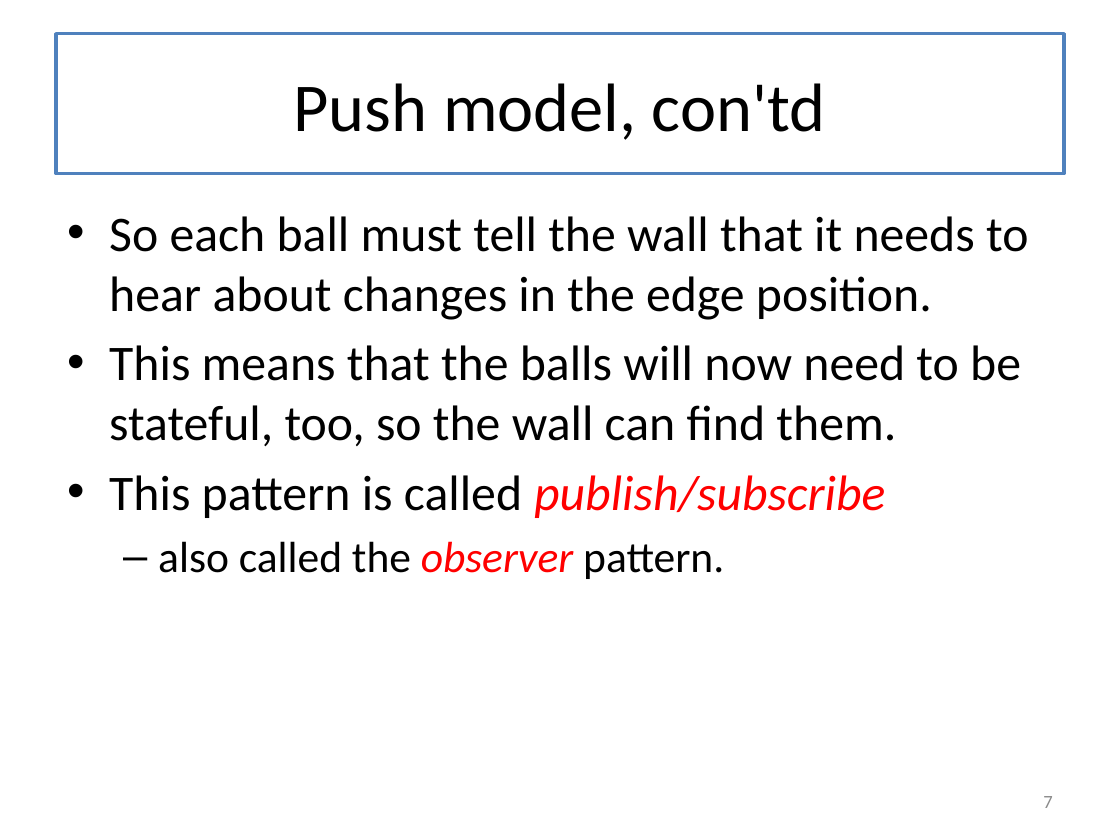
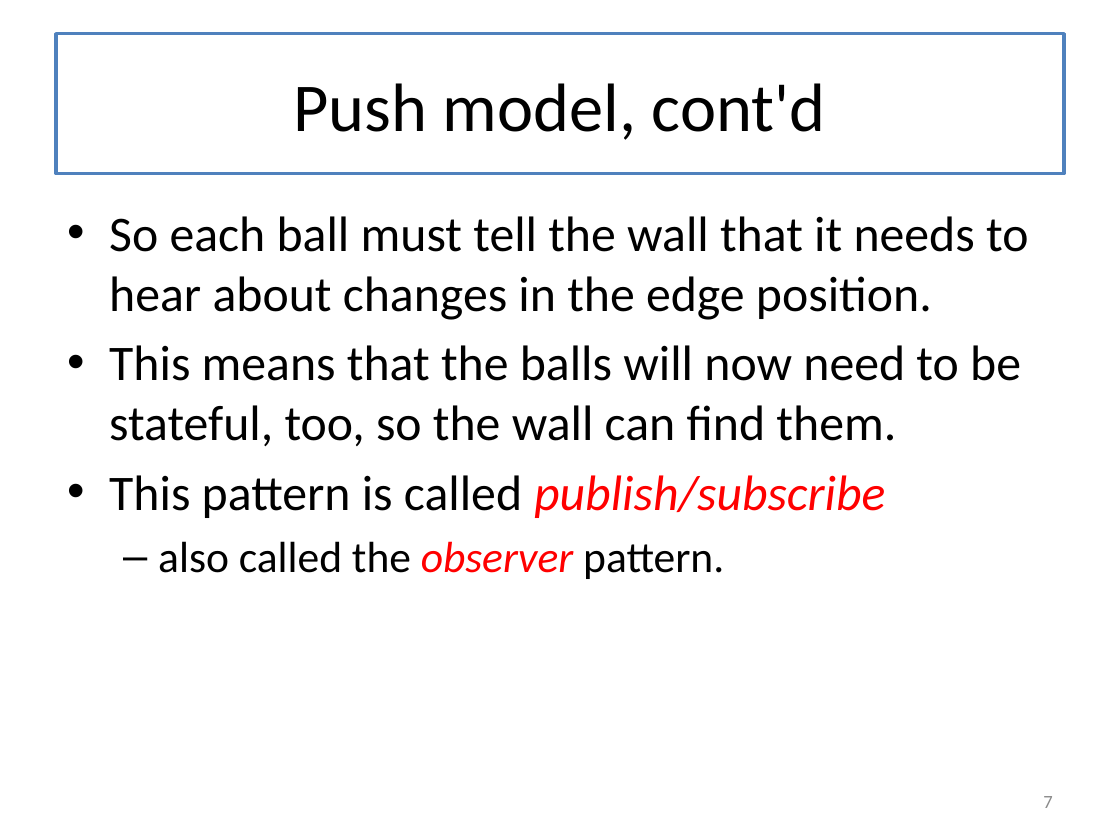
Before and after one commit to mwand/cs5010f16, a slide deck: slide 7 of Slides/Lesson 10.6 Publish-Subscribe.pptx. Drawn at 1120x840 pixels with LibreOffice and Linux fonts; fonts in the diff are those of the drawing. Boxes give left, top, right and bottom in pixels: in the first picture for what was removed or moved away, otherwise in the second. Text is boxed around its words. In the diff, an @@ line names an element or a change of style, - is before the commit and + after.

```diff
--- a/Slides/Lesson 10.6 Publish-Subscribe.pptx
+++ b/Slides/Lesson 10.6 Publish-Subscribe.pptx
@@ title at bbox=[294, 83, 826, 140]: text changed @@
-Push model, con'td
+Push model, cont'd
```
Also in this commit, not shown: 5 other slides changed, 6 other files.
